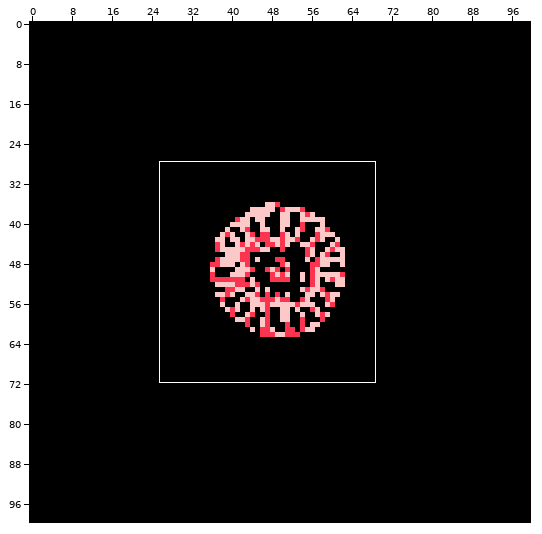
Pixel-art file: Assets/Effects/Particles/AsepriteFiles/Particles.aseprite. Above: a wide view before the commit, with the close-up outlined.
Close-up. Earlier state:
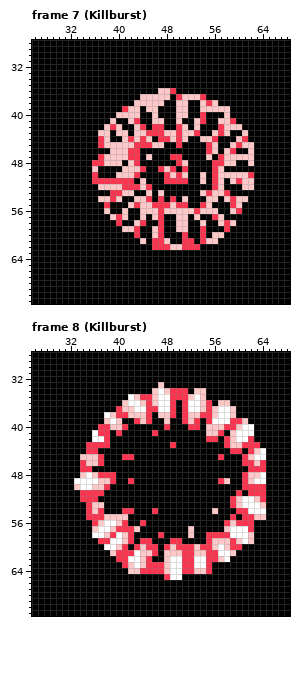
100x100 pixels, 11 frames. Shown: frame 7 (Killburst): x 26..68, y 28..71; frame 8 (Killburst): x 26..68, y 28..71. The commit also changed other frames or places, which this record leaves out.
The same view after the edit:
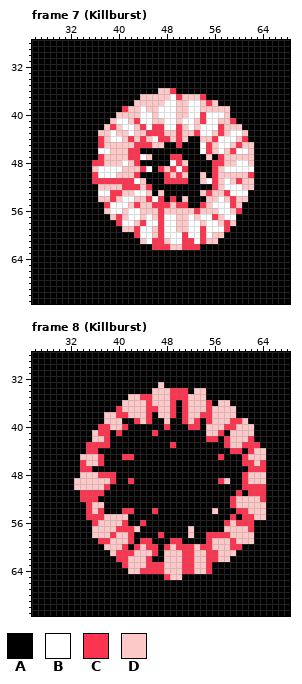
Palette (. is transparent): A #000000  B #ffffff  C #fb354f  D #fcc8c8
Edits made:
Frame 7 (Killburst), layer "Sprite":
Colour A gives way to colour B in row 37 at x 49; in row 38 at x 48 to 49 and 52 to 53; in row 39 at x 44, 47 to 49 and 52 to 53; in row 40 at x 44 to 45, 47 to 49, 52 to 53 and 55 to 57; in row 41 at x 40 to 41, 44 to 45, 48 to 49, 51 to 52 and 55 to 56; in row 42 at x 41 to 42, 45, 48 to 49, 52 and 54 to 56.
Colour A gives way to colour B in row 43 at x 39, 42, 54 to 55 and 59 to 60; in row 44 at x 39 to 40, 46 and 57 to 59; in row 45 at x 54 and 57 to 58; in row 46 at x 37 to 38, 54, 57 and 60 to 61; in row 47 at x 44; in row 48 at x 41, 49 and 60 to 61.
Colour A gives way to colour B in row 49 at x 37 to 40, 45, 50 and 58 to 62; in row 50 at x 37 to 39; in row 51 at x 43, 55 and 58; in row 52 at x 58 to 60; in row 53 at x 37 to 38, 43 to 44 and 59 to 61; in row 54 at x 41 to 42, 46 and 57.
Colour A gives way to colour B in row 55 at x 39 to 41 and 56 to 58; in row 56 at x 39 to 40, 42 to 43 and 57 to 58; in row 57 at x 42 to 43, 45, 48 to 49, 52, 54 to 55 and 58 to 59; in row 58 at x 41 to 42, 45 to 46, 48 to 49, 52 to 53 and 55 to 56; in row 59 at x 44 to 45, 48 to 49, 52 to 53 and 55 to 57; in row 60 at x 44 to 45, 48 to 50, 52 to 53 and 55.
Colour A gives way to colour B in row 61 at x 45, 49 to 50 and 53.
Frame 8 (Killburst), layer "Sprite":
Colour B gives way to colour D in row 34 at x 47; in row 35 at x 42, 47 to 48 and 53; in row 36 at x 42 to 43, 47 to 48 and 52 to 53; in row 37 at x 43 to 44, 47 to 48, 52 to 53 and 57 to 58; in row 38 at x 38 and 57 to 58; in row 39 at x 39 and 56 to 58.
Colour B gives way to colour D in row 40 at x 61 to 62; in row 41 at x 36 and 60 to 62; in row 42 at x 36 to 37 and 60 to 61; in row 44 at x 64; in row 45 at x 63 to 64; in row 48 at x 35 and 64.
Colour B gives way to colour D in row 49 at x 33 to 36 and 63 to 64; in row 50 at x 34 to 35; in row 52 at x 61 to 62; in row 53 at x 61 to 63; in row 54 at x 62 to 64; in row 56 at x 38 to 39.
Colour B gives way to colour D in row 57 at x 37 to 38 and 59 to 61; in row 58 at x 36 to 37, 40 and 59 to 61; in row 59 at x 39 to 40 and 61; in row 60 at x 38 to 39 and 57; in row 61 at x 43 and 57 to 58; in row 62 at x 42 to 43, 49 to 50, 53 to 54 and 58.
Colour B gives way to colour D in row 63 at x 43, 49 to 50 and 53 to 54; in rows 64 to 65 at x 49 to 50.
